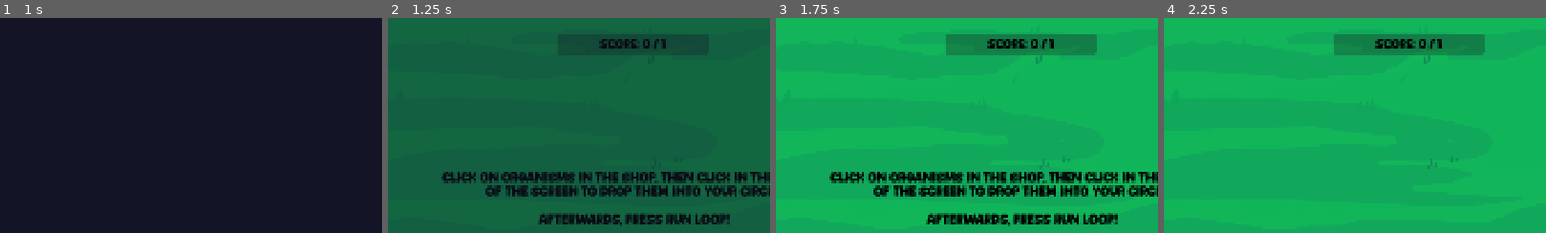
Above: before the commit, frames 1-4 (left to right).
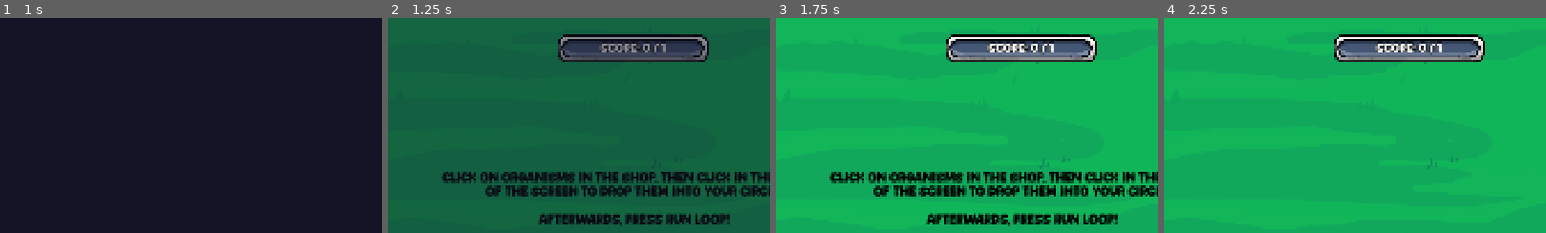
Above: after the commit, the same moments.

Repository: elliotfontaine/gmtk-2025-submission
Game: Godot game, scene res://scenes/main_menu.tscn
Two runs of this game, one before a commit and one after it. Both use one fixed random seed, a clock stepped at 60 frames per second and the inputs below. The engine's default icon, where the game draws it, is replaced by a stand-in: a white triangle on a blue panel in a dark square.
Inputs (mouse positions are % of the whole screen's width and height, from its top left):
- Up to frame 1 (1 s): click "play" at 0.5 s
- Up to frame 2 (1.25 s): no input
- Up to frame 3 (1.75 s): tap Enter at 1.25 s; move the mouse to (72, 45) at 1.27 s; hold D from 1.28 s (still down); hold Shift from 1.28 s (still down); click (72, 45) at 1.42 s
- Up to frame 4 (2.25 s): release D at 2 s; release Shift at 2 s; click (8, 48) at 2 s
The pictures show only the part of the screen within x 31-81%, y 0-50%; the shares and areas given below are measured in that part.

Frame 1 is identical in both runs. In frame 2, 4.8% of the frame differs, in the area x 44-84%, y 7-21%; in frame 3, 5.0%; in frame 4, 5.0%.

Commit message:
add progress bar theming

Diff:
--- /dev/null
+++ b/resources/ui/stylebox_progress_background.tres
@@ -0,0 +1,10 @@
+[gd_resource type="StyleBoxTexture" load_steps=2 format=3 uid="uid://bmmt20yydao7x"]
+
+[ext_resource type="Texture2D" uid="uid://6otowp0if3fk" path="res://assets/sprites/ui/progress_bar_back.png" id="1_jfp62"]
+
+[resource]
+texture = ExtResource("1_jfp62")
+texture_margin_left = 25.0
+texture_margin_top = 35.0
+texture_margin_right = 25.0
+texture_margin_bottom = 35.0
--- /dev/null
+++ b/resources/ui/stylebox_progress_fill.tres
@@ -0,0 +1,10 @@
+[gd_resource type="StyleBoxTexture" load_steps=2 format=3 uid="uid://bj0o6jkhox1q2"]
+
+[ext_resource type="Texture2D" uid="uid://bjflirypvdbyp" path="res://assets/sprites/ui/progress_bar_fill.png" id="1_s8bms"]
+
+[resource]
+texture = ExtResource("1_s8bms")
+texture_margin_left = 25.0
+texture_margin_top = 35.0
+texture_margin_right = 25.0
+texture_margin_bottom = 35.0
--- a/resources/ui/theme_default.tres
+++ b/resources/ui/theme_default.tres
@@ -1,10 +1,12 @@
-[gd_resource type="Theme" load_steps=8 format=3 uid="uid://ckb78edq3a5hf"]
+[gd_resource type="Theme" load_steps=10 format=3 uid="uid://ckb78edq3a5hf"]
 
 [ext_resource type="StyleBox" uid="uid://bob7fj3qse4ng" path="res://resources/ui/stylebox_button_large_red.tres" id="1_7js3m"]
 [ext_resource type="StyleBox" uid="uid://oh1e8e101who" path="res://resources/ui/stylebox_panel_default.tres" id="1_g5ddp"]
 [ext_resource type="StyleBox" uid="uid://cp6e0ux6frr84" path="res://resources/ui/stylebox_button_large_red_pressed.tres" id="2_l6nee"]
 [ext_resource type="StyleBox" uid="uid://c3rol8tfn5jr1" path="res://resources/ui/stylebox_button_small_purple.tres" id="3_l6nee"]
+[ext_resource type="StyleBox" uid="uid://bmmt20yydao7x" path="res://resources/ui/stylebox_progress_background.tres" id="4_1l21s"]
 [ext_resource type="StyleBox" uid="uid://dqw6uj5d6cy4b" path="res://resources/ui/stylebox_button_small_purple_pressed.tres" id="5_45k76"]
+[ext_resource type="StyleBox" uid="uid://bj0o6jkhox1q2" path="res://resources/ui/stylebox_progress_fill.tres" id="5_ebwfl"]
 
 [sub_resource type="StyleBoxLine" id="StyleBoxLine_g5ddp"]
 thickness = 3
@@ -30,6 +32,8 @@
 MarginContainer/constants/margin_right = 40
 MarginContainer/constants/margin_top = 40
 PanelContainer/styles/panel = ExtResource("1_g5ddp")
+ProgressBar/styles/background = ExtResource("4_1l21s")
+ProgressBar/styles/fill = ExtResource("5_ebwfl")
 RichTextLabel/colors/default_color = Color(0, 0, 0, 1)
 RichTextLabel/font_sizes/bold_font_size = 32
 RichTextLabel/font_sizes/bold_italics_font_size = 32
--- a/scenes/world.tscn
+++ b/scenes/world.tscn
@@ -153,6 +153,9 @@
 [node name="LabelScore" type="Label" parent="UI/MarginContainer/HBoxContainer/ScoreContainer"]
 unique_name_in_owner = true
 layout_mode = 2
+theme_override_colors/font_color = Color(1, 1, 1, 1)
+theme_override_colors/font_outline_color = Color(0, 0, 0, 1)
+theme_override_constants/outline_size = 9
 theme_override_font_sizes/font_size = 30
 text = "SCORE:"
 horizontal_alignment = 1
